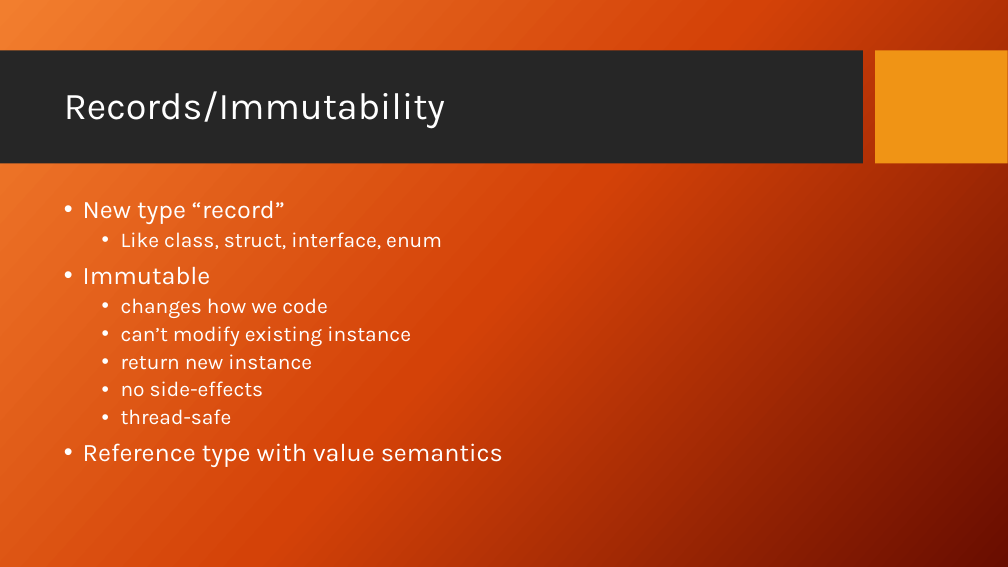
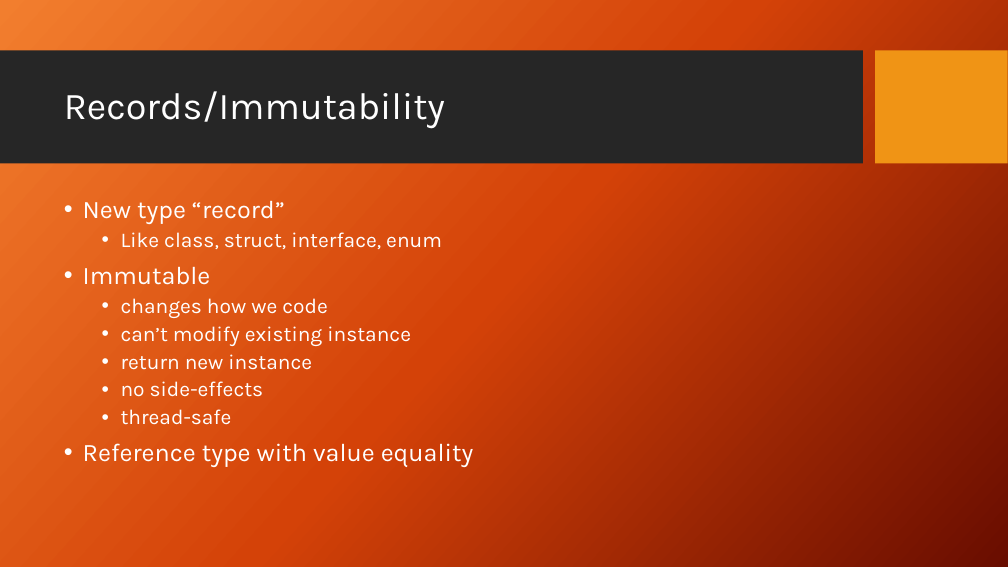
Before and after one commit to JoeMayo/WhatsNewInCSharp9, a slide deck: slide 5 of WhatsNewInCSharp9.pptx. Drawn at 1008x567 pixels with LibreOffice and Linux fonts; fonts in the diff are those of the drawing; background and template pictures are left out. Boxes give left, top, right and bottom in pixels: in the first picture for what was removed or moved away, otherwise in the second. Text is boxed around its words. In the diff, an @@ line names an element or a change of style, - is before the commit and + after.

Commit message:
Updated PowerPoint record description and code formatting.

```diff
--- a/WhatsNewInCSharp9.pptx
+++ b/WhatsNewInCSharp9.pptx
@@ text at [83,443,474,467]: text changed @@
-• Reference type with value semantics
+• Reference type with value equality
```
Also in this commit, not shown: 1 other file.
